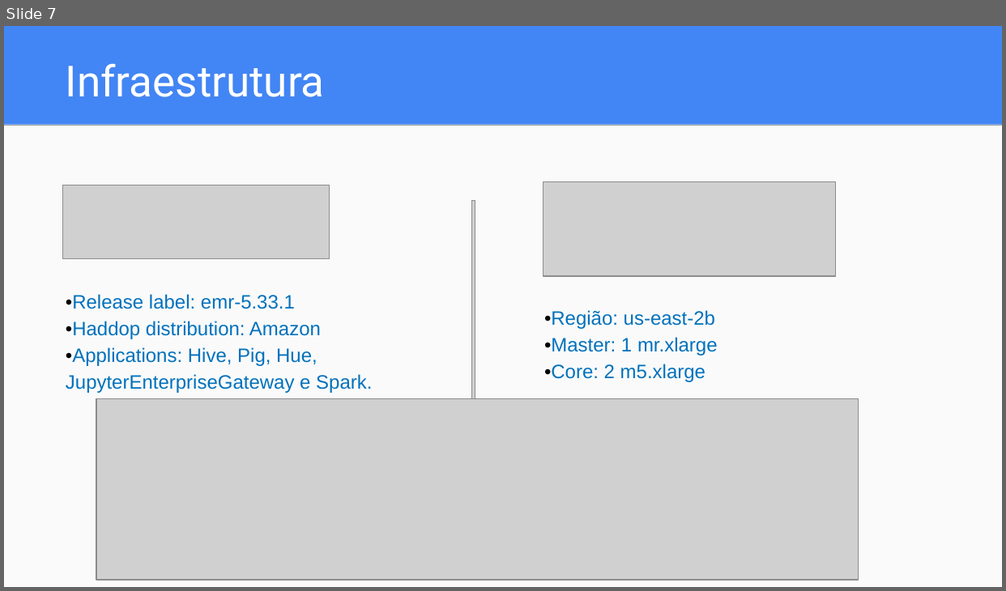
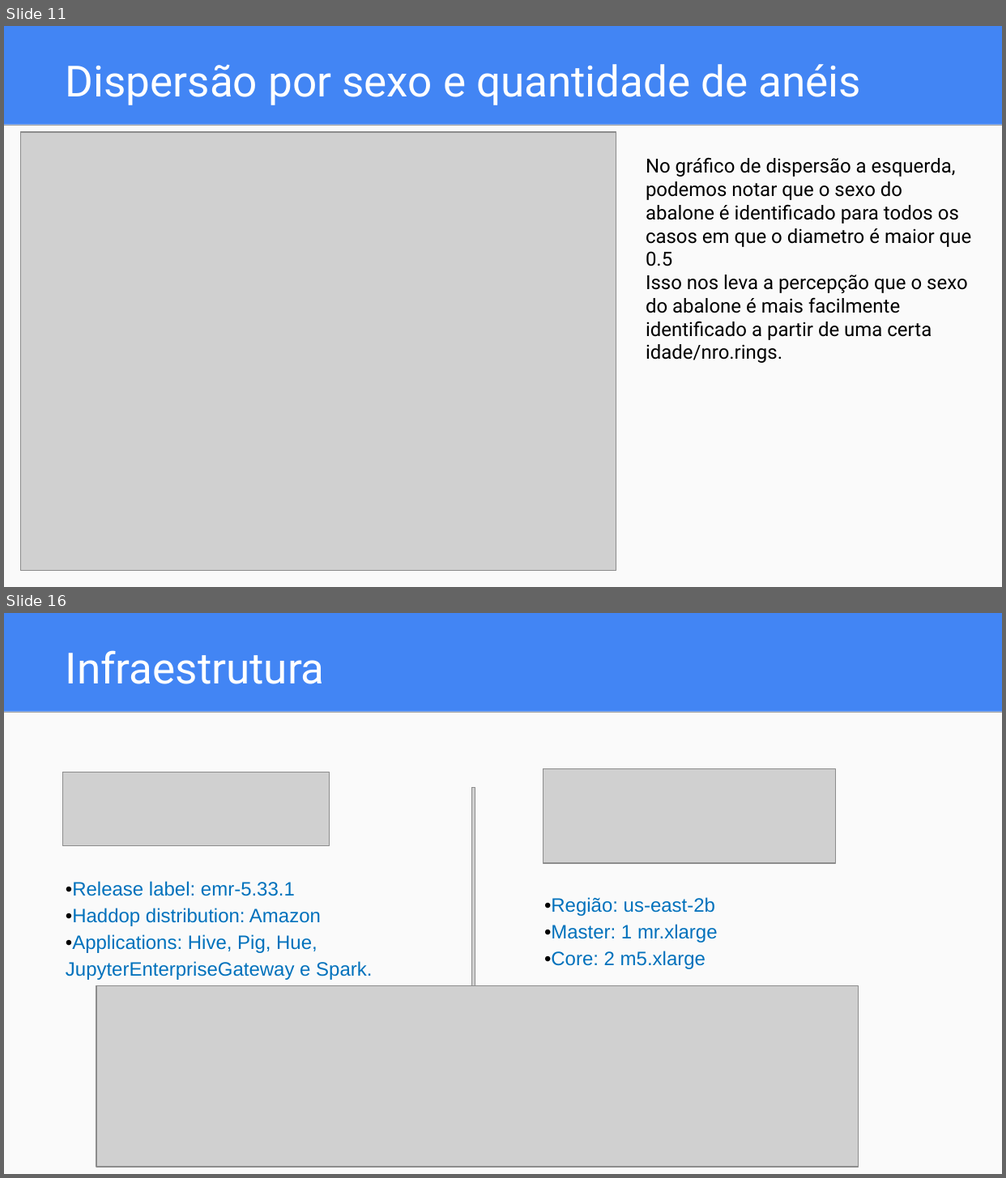
Before and after one commit to dwelcaslu/IFSP-Projeto-Interdisciplinar-2021.02, a slide deck: reports/Apresentação - Projeto Interdisciplinar.pptx. Shown one above the other, each under a label of ours: slide 7 before the commit, slides 11 and 16 after it; the slides between them are not shown. The pictures are 1006x591 and 1006x1178 pixels, drawn with LibreOffice and Linux fonts; fonts in the diff are those of the drawing; grey boxes stand for pictures. Boxes give left, top, right and bottom in pixels: in the first picture for what was removed or moved away, otherwise in the second. Text is boxed around its words. In the diff, an @@ line names an element or a change of style, - is before the commit and + after.

```diff
--- a/reports/Apresentação - Projeto Interdisciplinar.pptx
+++ b/reports/Apresentação - Projeto Interdisciplinar.pptx
@@ slide 11 added at box(4, 26, 1002, 587), background #4285F4; not listed: 2 template elements that a slide beside it also shows @@
@@ title added at box(66, 64, 861, 105), 31 pt, text #FFFFFF @@
+Dispersão por sexo e quantidade de anéis
@@ picture added at box(21, 132, 616, 570) @@
@@ text added at box(646, 157, 972, 363), 14 pt, text #000000 @@
+No gráfico de dispersão a esquerda, podemos notar que o sexo do abalone é identificado para todos os casos em que o diametro é maior que 0.5
+Isso nos leva a percepção que o sexo do abalone é mais facilmente identificado a partir de uma certa idade/nro.rings.
@@ what was slide 7 is now slide 16 @@
```
Also in this commit, not shown: 9 slides changed, 14 other slides added, 9 slides removed, 2 other files.
